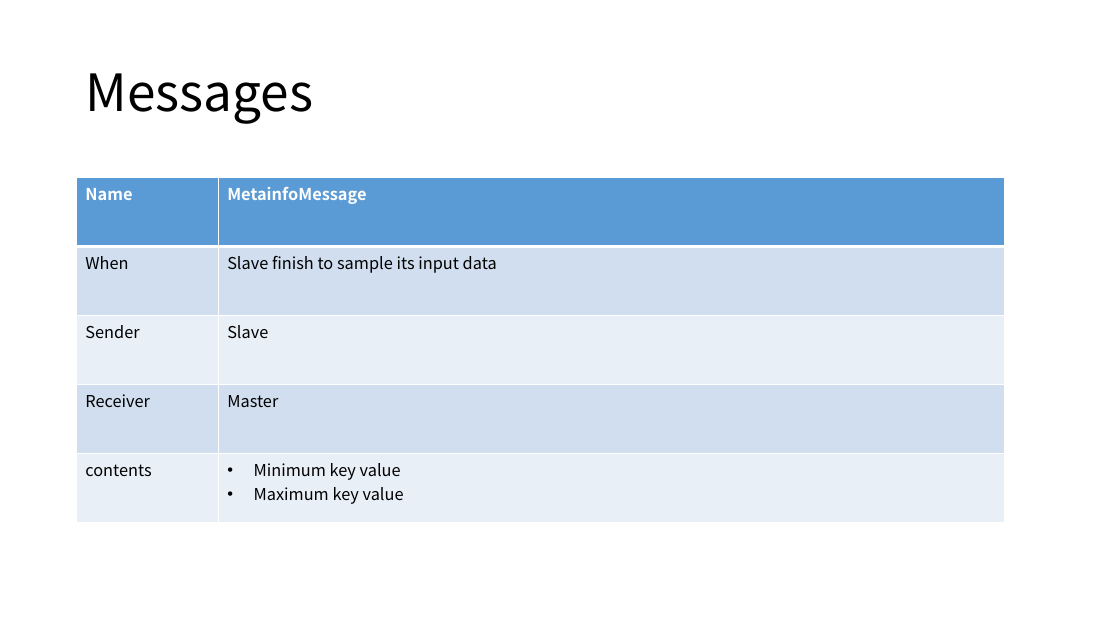
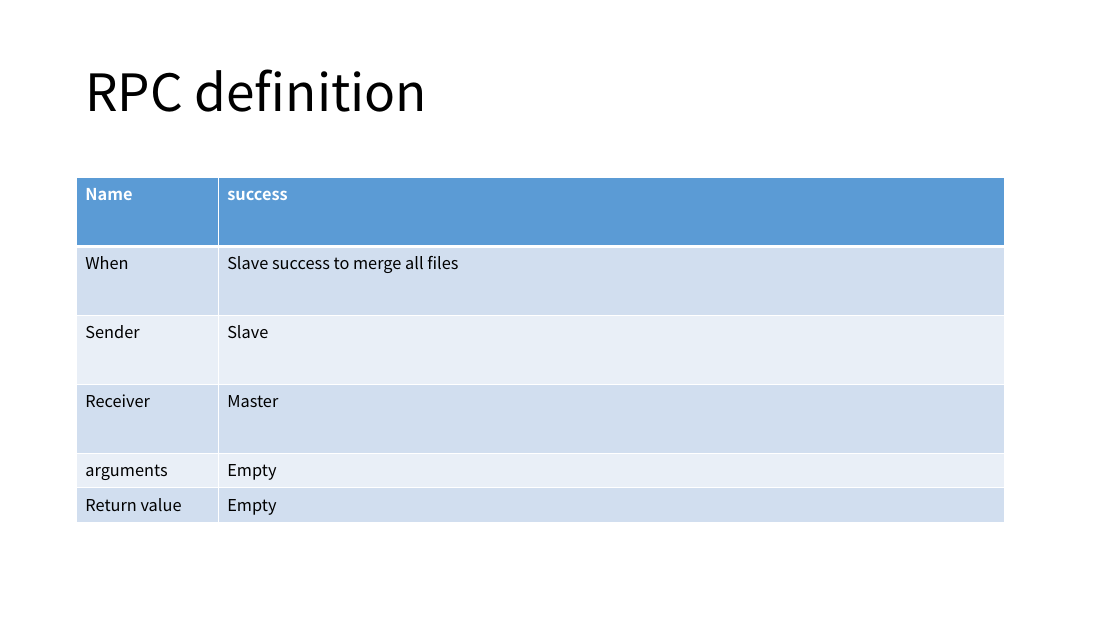
Before and after one commit to GNUp/cs434-doc, a slide deck: slide 19 of project-final.pptx (slide 12 before the commit). Drawn at 1120x630 pixels with LibreOffice and Linux fonts; fonts in the diff are those of the drawing. Boxes give left, top, right and bottom in pixels: in the first picture for what was removed or moved away, otherwise in the second. Text is boxed around its words. In the diff, an @@ line names an element or a change of style, - is before the commit and + after.

```diff
--- a/project-final.pptx
+++ b/project-final.pptx
@@ title at <box>85,69,427,112</box>: text changed @@
-Messages
+RPC definition
@@ table at <box>77,178,1006,523</box> @@
-row 1, column 2: MetainfoMessage
+row 1, column 2: success
-row 2, column 2: Slave finish to sample its input data
+row 2, column 2: Slave success to merge all files
-row 5: contents | Minimum key value / Maximum key value
+row 5: arguments | Empty
+row 6: Return value | Empty
```
Also in this commit, not shown: 11 other slides changed, 20 slides added, 4 slides removed, 1 other file.
